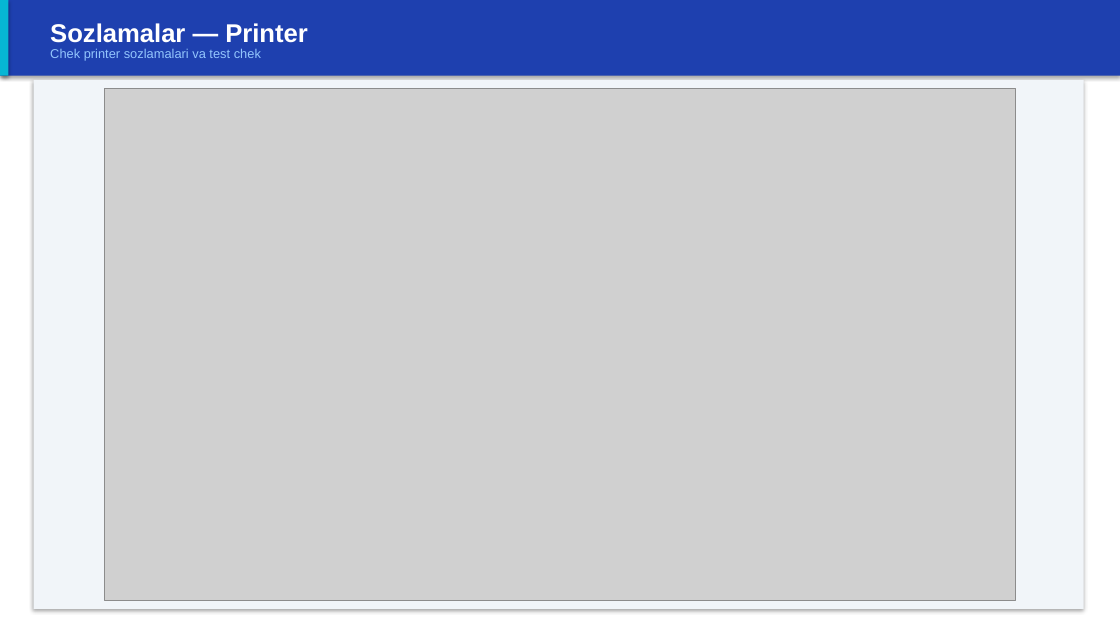
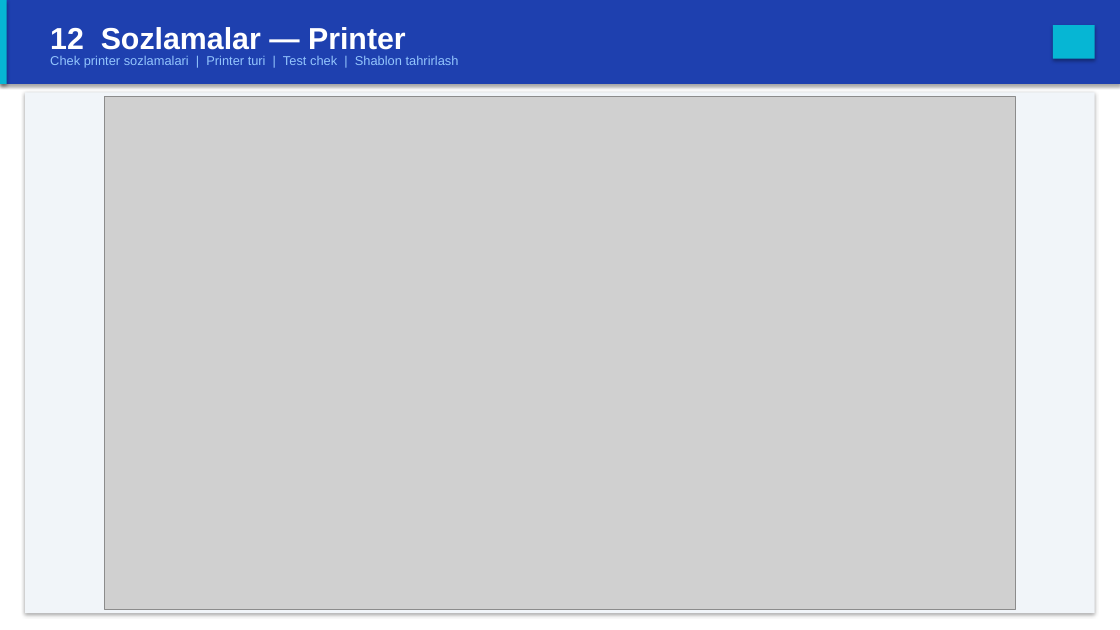
Before and after one commit to AI-automatization/Pos-cosmetics, a slide deck: slide 22 of docs/RAOS_Admin_Panel_Guide.pptx (slide 36 before the commit). Drawn at 1120x630 pixels with LibreOffice and Linux fonts; fonts in the diff are those of the drawing; grey boxes stand for pictures. Boxes give left, top, right and bottom in pixels: in the first picture for what was removed or moved away, otherwise in the second. Text is boxed around its words. In the diff, an @@ line names an element or a change of style, - is before the commit and + after.

```diff
--- a/docs/RAOS_Admin_Panel_Guide.pptx
+++ b/docs/RAOS_Admin_Panel_Guide.pptx
@@ rectangle: place and size @@
-rectangle at (0, 0, 1120, 76)
+rectangle at (0, 0, 1120, 84)
@@ rectangle: place and size @@
-rectangle at (0, 0, 8, 76)
+rectangle at (0, 0, 7, 84)
@@ text at (50, 27, 406, 50): text changed; size 22 to 26 pt @@
-Sozlamalar — Printer
+12 Sozlamalar — Printer
@@ rectangle added at (1053, 25, 1095, 59), fill #06B6D4 @@
@@ text at (50, 56, 459, 68): text changed @@
-Chek printer sozlamalari va test chek
+Chek printer sozlamalari | Printer turi | Test chek | Shablon tahrirlash
@@ rectangle: place and size @@
-rectangle at (34, 80, 1084, 609)
+rectangle at (25, 92, 1095, 613)
@@ picture: place and size @@
-picture at (104, 88, 1015, 601)
+picture at (104, 97, 1015, 609)
```
Also in this commit, not shown: 13 other slides changed, 13 slides added, 25 slides removed, 44 other files.
